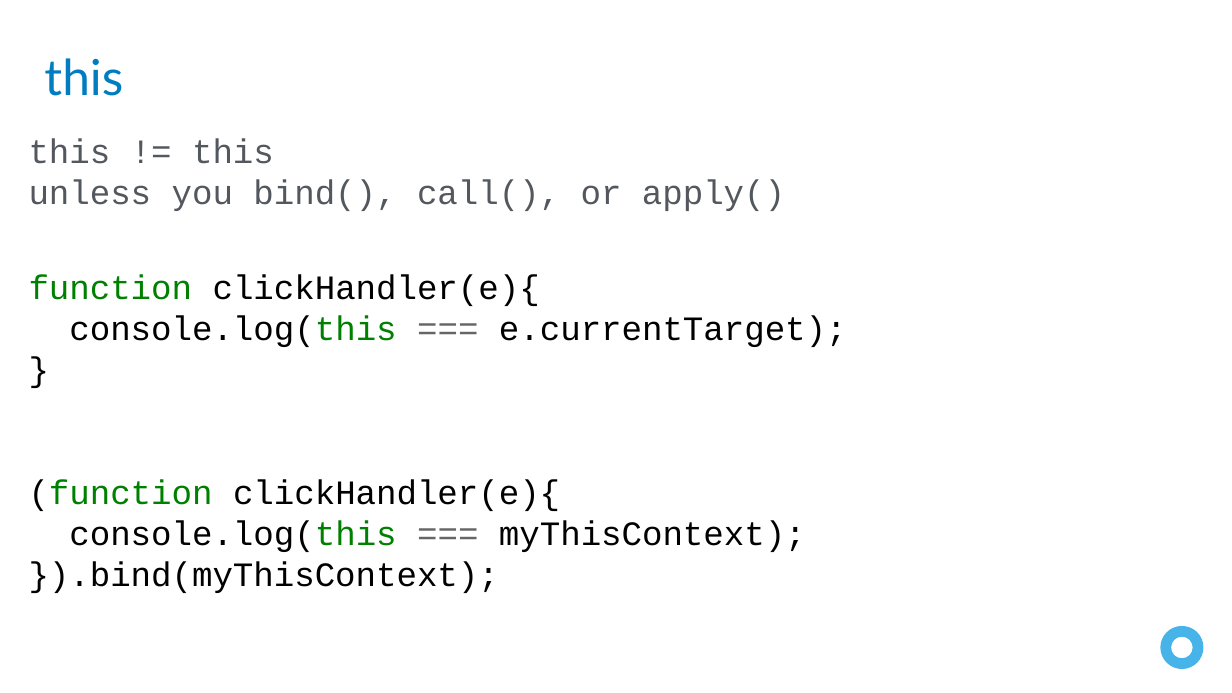
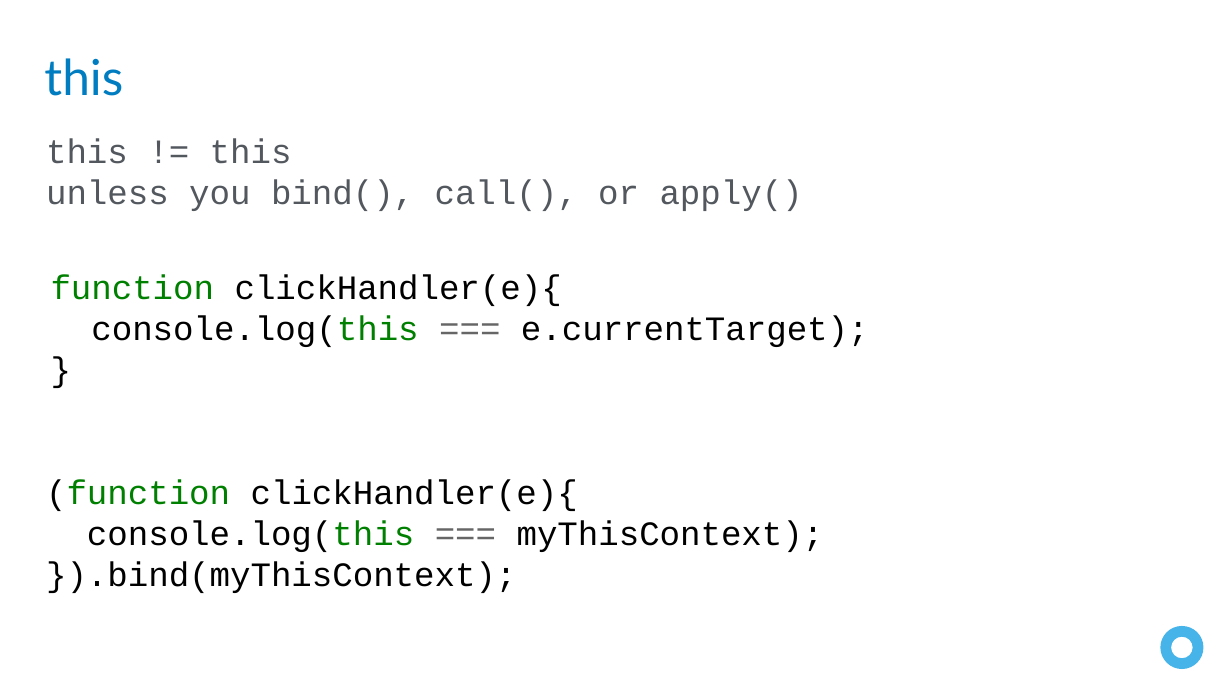
Before and after one commit to leebrandt/Presentations, a slide deck: slide 19 of JavaScriptLevelUp/JavaScriptLevelUp.pptx. Drawn at 1232x693 pixels with LibreOffice and Linux fonts; fonts in the diff are those of the drawing. Boxes give left, top, right and bottom in pixels: in the first picture for what was removed or moved away, otherwise in the second. Text is boxed around its words. In the diff, an @@ line names an element or a change of style, - is before the commit and + after.

```diff
--- a/JavaScriptLevelUp/JavaScriptLevelUp.pptx
+++ b/JavaScriptLevelUp/JavaScriptLevelUp.pptx
@@ text "this != this": place and size @@
-text "this != this" at box(29, 139, 785, 211)
+text "this != this" at box(46, 139, 803, 211)
@@ text "function clickHandler(e){": place and size @@
-text "function clickHandler(e){" at box(29, 274, 847, 347)
+text "function clickHandler(e){" at box(51, 274, 869, 347)
@@ text "(function clickHandler(e){": place and size @@
-text "(function clickHandler(e){" at box(29, 479, 806, 593)
+text "(function clickHandler(e){" at box(46, 479, 824, 593)
```
Also in this commit, not shown: 1 other slide changed, 6 slides added, 3 slides removed, 2 other files.
